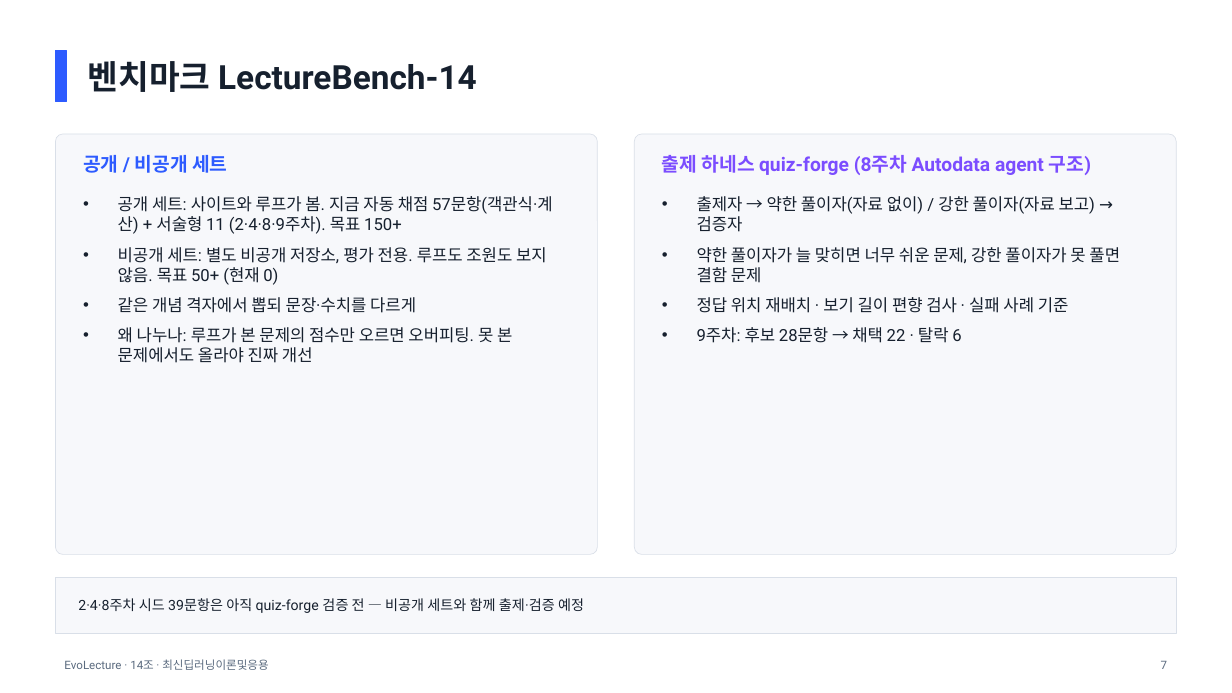
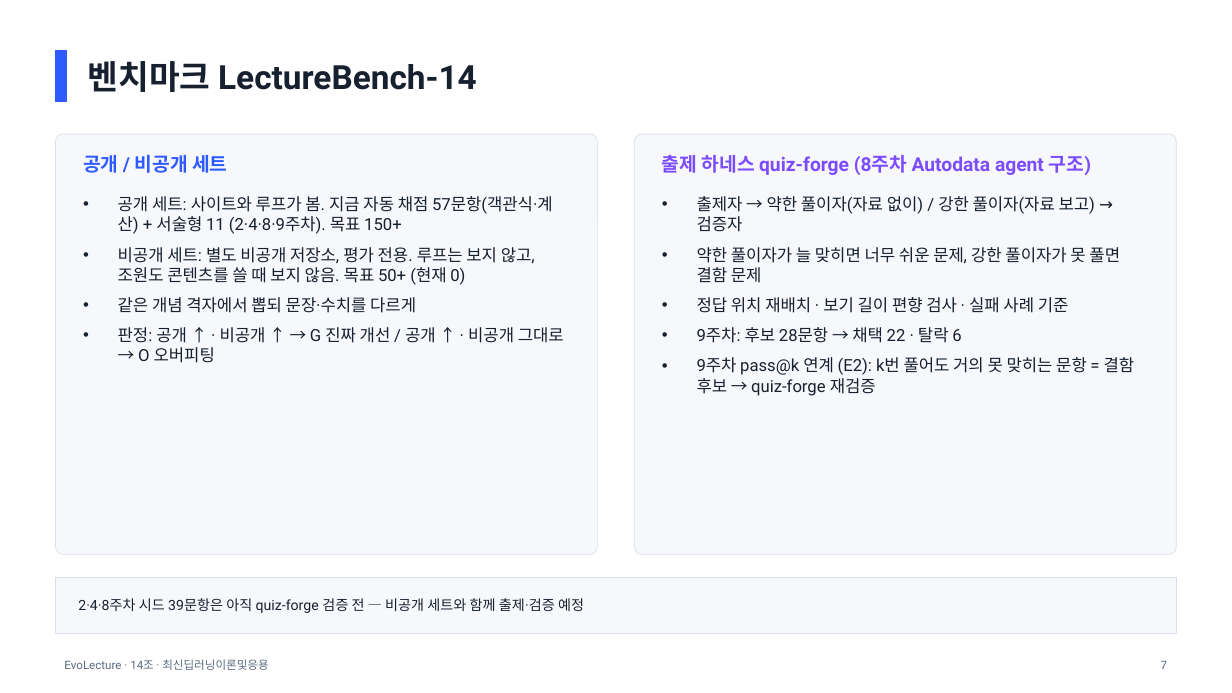
Before and after one commit to wukong-daima/team14-project, a slide deck: slide 7 of submission/Team14_mid.pptx. Drawn at 1232x693 pixels with LibreOffice and Linux fonts; fonts in the diff are those of the drawing. Boxes give left, top, right and bottom in pixels: in the first picture for what was removed or moved away, otherwise in the second. Text is boxed around its words. In the diff, an @@ line names an element or a change of style, - is before the commit and + after.

```diff
--- a/submission/Team14_mid.pptx
+++ b/submission/Team14_mid.pptx
@@ text at (118,247,535,285): text changed @@
-• 비공개 세트: 별도 비공개 저장소, 평가 전용. 루프도 조원도 보지 않음. 목표 50+ (현재 0)
+• 비공개 세트: 별도 비공개 저장소, 평가 전용. 루프는 보지 않고, 조원도 콘텐츠를 쓸 때 보지 않음. 목표 50+ (현재 0)
@@ text at (118,327,564,363): text changed @@
-• 왜 나누나: 루프가 본 문제의 점수만 오르면 오버피팅. 못 본 문제에서도 올라야 진짜 개선
+• 판정: 공개 ↑ · 비공개 ↑ → G 진짜 개선 / 공개 ↑ · 비공개 그대로 → O 오버피팅
@@ text at (697,357,1135,396): paragraph added @@
+• 9주차 pass@k 연계 (E2): k번 풀어도 거의 못 맞히는 문항 = 결함 후보 → quiz-forge 재검증
```
Also in this commit, not shown: 7 other slides changed, 4 other files.
